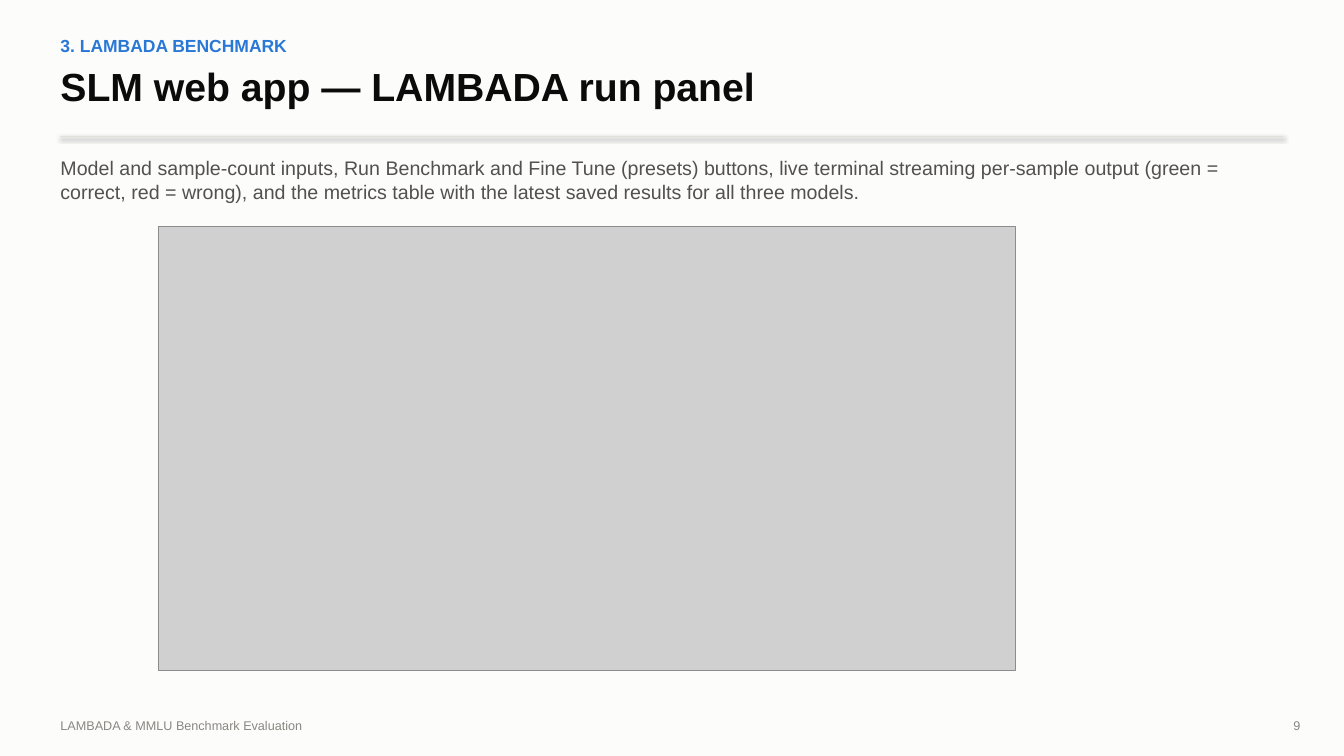
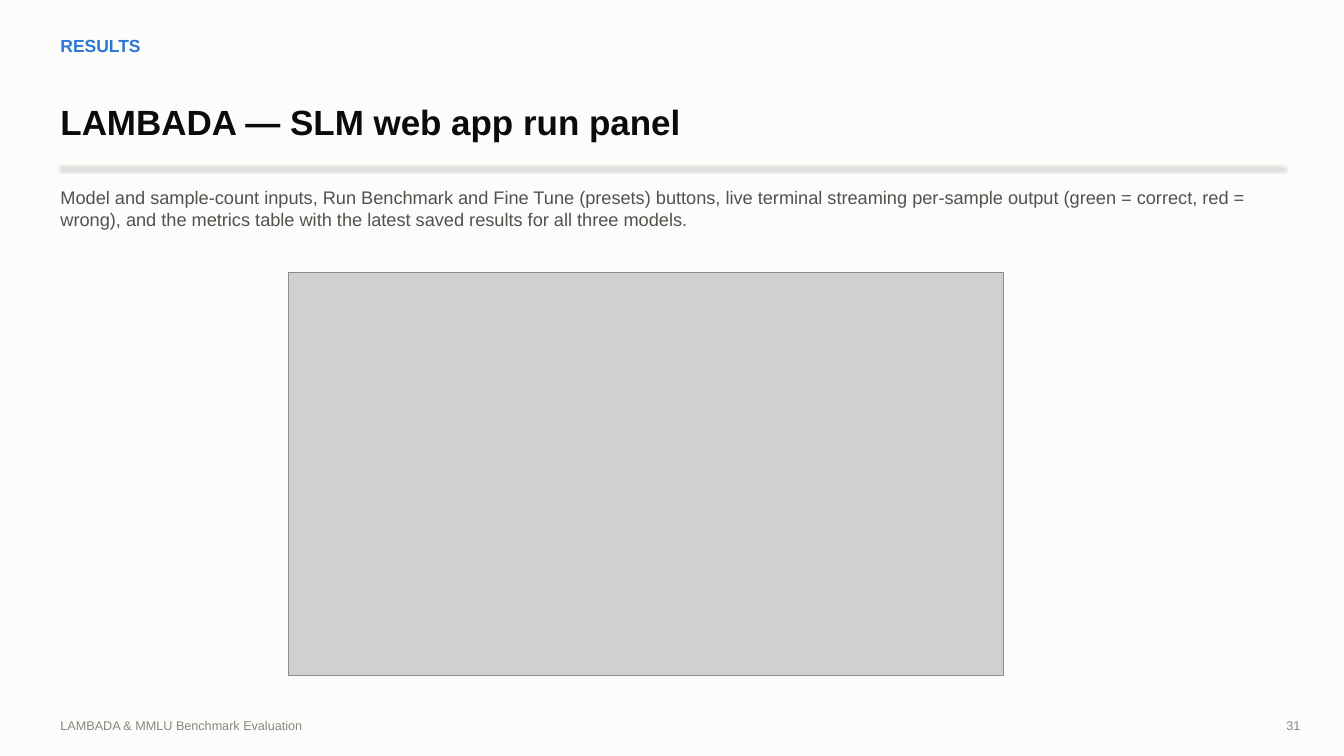
Before and after one commit to ronvoy/gen-ai, a slide deck: slide 31 of report.pptx (slide 9 before the commit). Drawn at 1344x756 pixels with LibreOffice and Linux fonts; fonts in the diff are those of the drawing; grey boxes stand for pictures. Boxes give left, top, right and bottom in pixels: in the first picture for what was removed or moved away, otherwise in the second. Text is boxed around its words. In the diff, an @@ line names an element or a change of style, - is before the commit and + after.

```diff
--- a/report.pptx
+++ b/report.pptx
@@ text at <box>60,39,140,52</box>: text changed @@
-3. LAMBADA BENCHMARK
+RESULTS
@@ text at <box>60,109,680,142</box>: text changed; size 28 to 25 pt @@
-SLM web app — LAMBADA run panel
+LAMBADA — SLM web app run panel
@@ line moved from (60, 136) - (1284, 136) to (60, 166) - (1284, 166) @@
@@ text "Model and sample-count inputs, Run ...": place and size @@
-text "Model and sample-count inputs, Run ..." at <box>60,161,1202,203</box>
+text "Model and sample-count inputs, Run ..." at <box>60,191,1228,230</box>
@@ text "Model and sample-count inputs, Run ..." at <box>60,191,1228,230</box>: size 14 to 13 pt @@
@@ picture: place and size @@
-picture at <box>158,226,1015,670</box>
+picture at <box>288,272,1003,676</box>
@@ text at <box>1286,721,1300,730</box>: text changed @@
-9
+31
```
Also in this commit, not shown: 9 other slides changed, 28 slides added, 6 slides removed, 3 other files.
